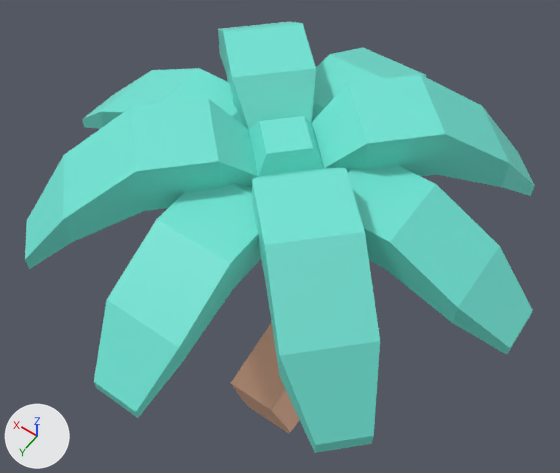
An edit to the glTF model assets/models/kit/nature_tree_palmDetailedShort.glb, drawn before and after from the same camera.
One viewpoint serves both versions: a camera (50 mm lens) standing at (-0.589, 0.84, 2.049) and looking at (0.071, -0.084, 0.596). Lighting does not change. The marker at lower left points along +X, +Y and +Z. The older version comes first. Vertices at exactly the same position are counted once.

The first picture shows 'nature_tree_palmDetailedShort'.
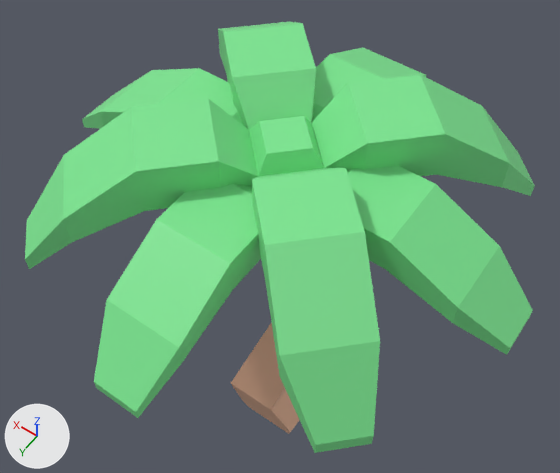
Location of each change, (x1, y1, x2, y2) in pixels of the pictures (560 x 473 px):
part 1 of me_mesh_tree_palmdetailedshort, recoloured (cyan to green): (25, 21, 535, 453) in both

Patch to the scene script:
```diff
--- a/assets/models/kit/nature_tree_palmDetailedShort.glb.py
+++ b/assets/models/kit/nature_tree_palmDetailedShort.glb.py
@@ me_mesh_tree_palmdetailedshort @@
 me_mesh_tree_palmdetailedshort.from_pydata(...)  # 172 vertices, 336 faces; spans x -0.517..0.517, y -0.52..0.515, z -0.05..1.074
 # used by ob_nature_tree_palmdetailedshort; location = (0.0, 0.0, 0.0)
+# me_mesh_tree_palmdetailedshort part 1: 300 faces centred in x -0.517..0.517, y -0.52..0.515, z 0.821..1.074 are repainted in the vertex colours; the middle colour goes from cyan #70e6d6 to green #7ce691
 me_mesh_tree_palmdetailedshort.materials.append(mat_defaultmaterial)
```
